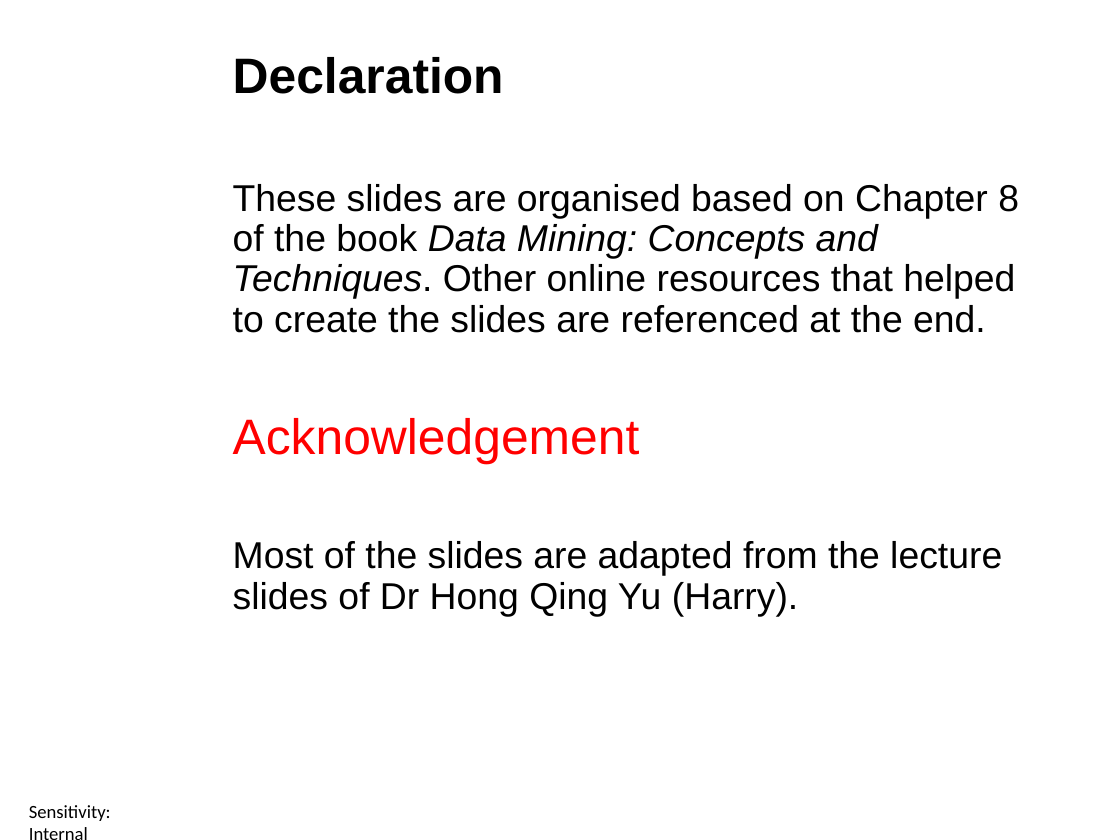
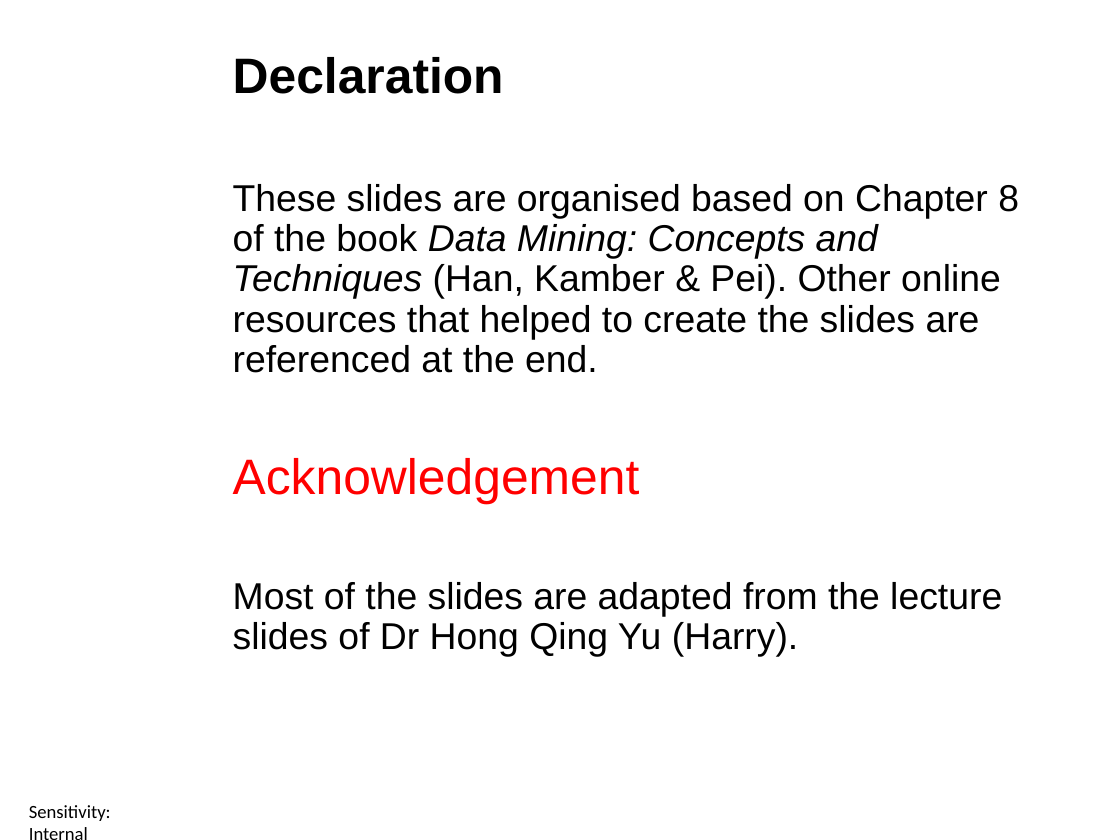
Before and after one commit to ctsallis/frontiers_in_ai_and_data_science, a slide deck: slide 2 of content/Lectures/Semester 1/Week 6/1 Lecture/1.6 Classification Problems and Decision Tree Induction (Lecture).pptx. Drawn at 1120x840 pixels with LibreOffice and Linux fonts; fonts in the diff are those of the drawing; background and template pictures are left out. Boxes give left, top, right and bottom in pixels: in the first picture for what was removed or moved away, otherwise in the second. Text is boxed around its words. In the diff, an @@ line names an element or a change of style, - is before the commit and + after.

```diff
--- a/content/Lectures/Semester 1/Week 6/1 Lecture/1.6 Classification Problems and Decision Tree Induction (Lecture).pptx
+++ b/content/Lectures/Semester 1/Week 6/1 Lecture/1.6 Classification Problems and Decision Tree Induction (Lecture).pptx
@@ text at <box>233,184,1019,373</box>: text changed @@
-These slides are organised based on Chapter 8 of the book Data Mining: Concepts and Techniques. Other online resources that helped to create the slides are referenced at the end.
+These slides are organised based on Chapter 8 of the book Data Mining: Concepts and Techniques (Han, Kamber & Pei). Other online resources that helped to create the slides are referenced at the end.
```
Also in this commit, not shown: 6 other slides changed, 1 other file.
